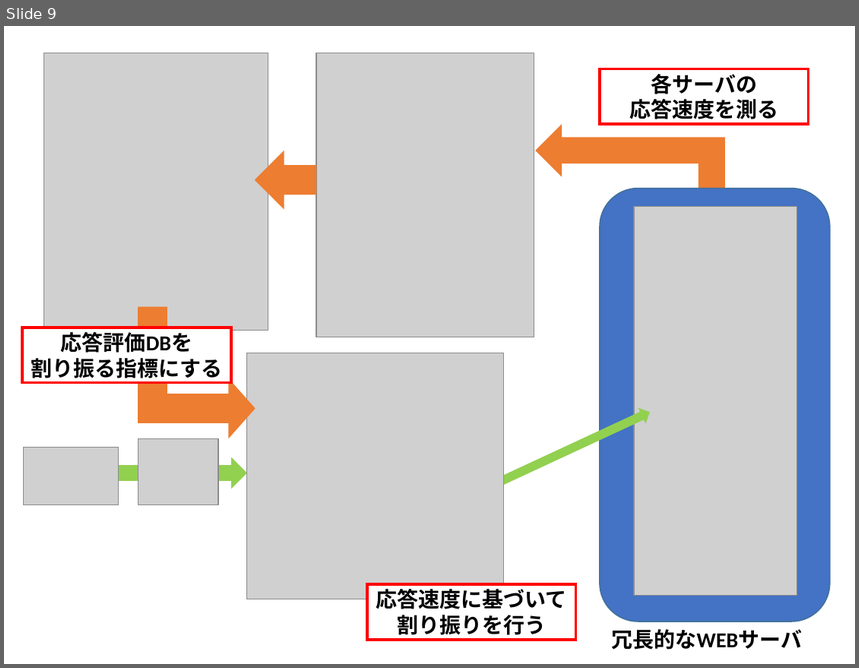
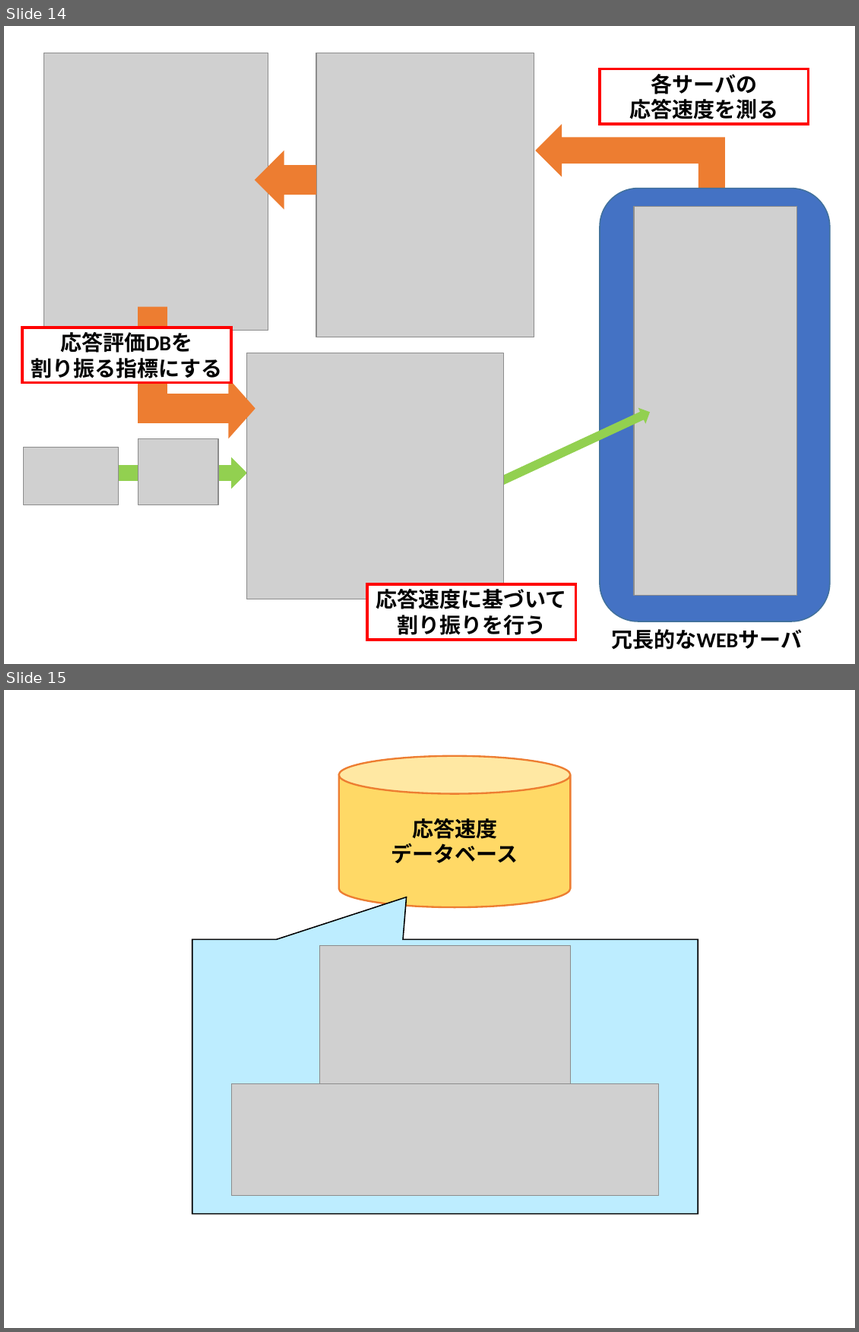
Before and after one commit to kait-takanolab/1821086_matsuo_thesis, a slide deck: meeting/1821086_matsuo_Chart.pptx. Shown one above the other, each under a label of ours: slide 9 before the commit, slides 14 and 15 after it. The pictures are 859x668 and 859x1332 pixels, drawn with LibreOffice and Linux fonts; fonts in the diff are those of the drawing; grey boxes stand for pictures; background and template pictures are left out. Boxes give left, top, right and bottom in pixels: in the first picture for what was removed or moved away, otherwise in the second. Text is boxed around its words. In the diff, an @@ line names an element or a change of style, - is before the commit and + after.

```diff
--- a/meeting/1821086_matsuo_Chart.pptx
+++ b/meeting/1821086_matsuo_Chart.pptx
@@ slide 15 added at bbox=[4, 690, 855, 1328], background #FFFFFF @@
@@ cylinder added at bbox=[338, 756, 570, 908], fill #FFD966, outline #ED7D31 1.5 pt, 18 pt, text #000000, bold @@
+応答速度
+データベース
@@ speech box added at bbox=[192, 939, 698, 1214], fill #BDEDFF, outline #000000 1 pt @@
@@ picture added at bbox=[320, 946, 570, 1084] @@
@@ picture added at bbox=[232, 1084, 659, 1196] @@
@@ what was slide 9 is now slide 14 @@
```
Also in this commit, not shown: 2 slides changed, 5 other slides added.
